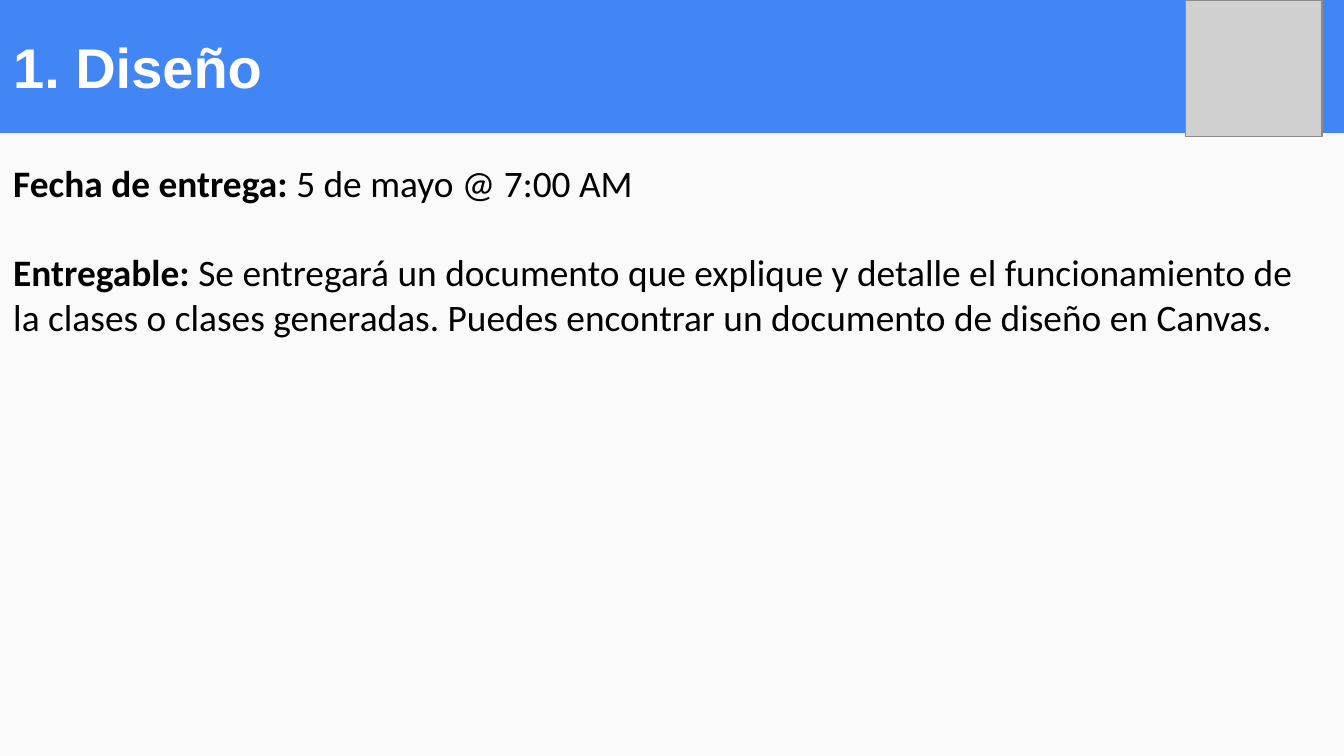
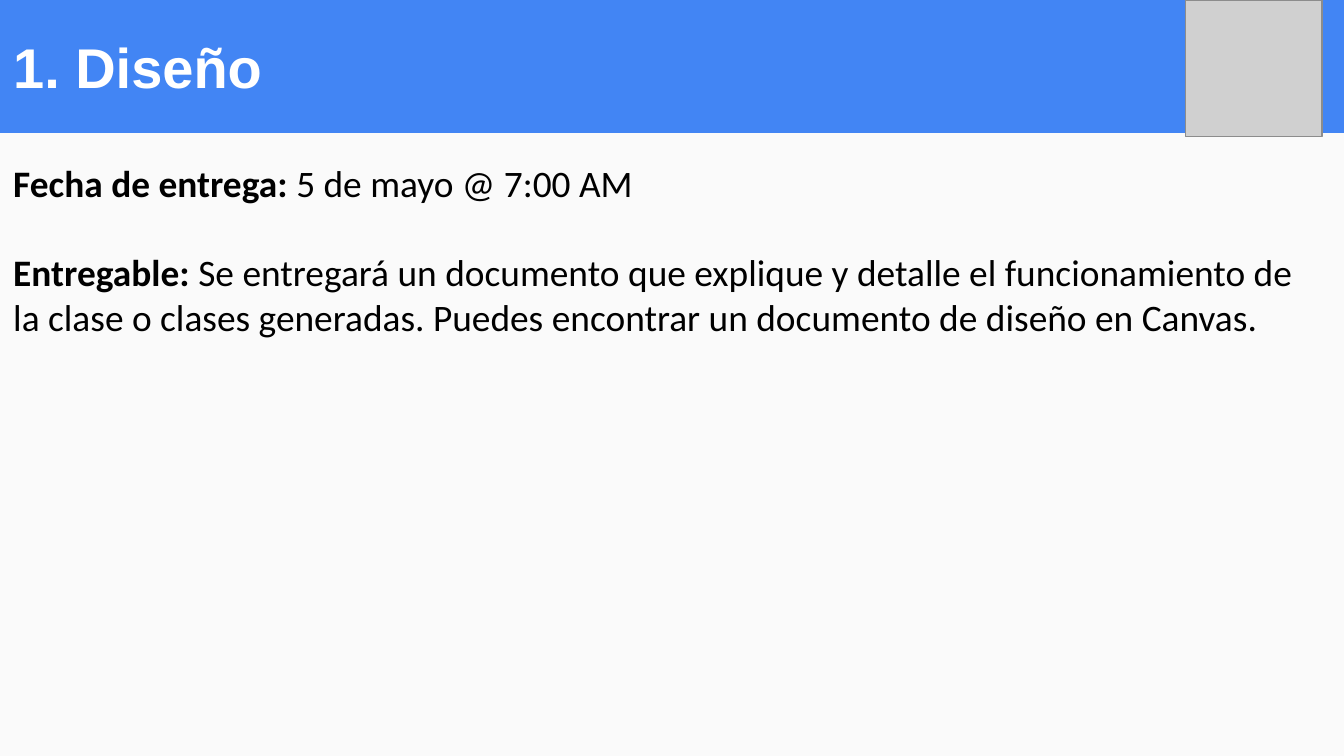
Before and after one commit to OMardil/INFO2_2021, a slide deck: slide 8 of PROYECTO/01 Medium Level/PROY_M00.pptx. Drawn at 1344x756 pixels with LibreOffice and Linux fonts; fonts in the diff are those of the drawing; grey boxes stand for pictures. Boxes give left, top, right and bottom in pixels: in the first picture for what was removed or moved away, otherwise in the second. Text is boxed around its words. In the diff, an @@ line names an element or a change of style, - is before the commit and + after.

```diff
--- a/PROYECTO/01 Medium Level/PROY_M00.pptx
+++ b/PROYECTO/01 Medium Level/PROY_M00.pptx
@@ text at <box>13,259,1292,338</box>: text changed @@
-Entregable: Se entregará un documento que explique y detalle el funcionamiento de la clases o clases generadas. Puedes encontrar un documento de diseño en Canvas.
+Entregable: Se entregará un documento que explique y detalle el funcionamiento de la clase o clases generadas. Puedes encontrar un documento de diseño en Canvas.
```
Also in this commit, not shown: 1 slide added, 19 other files.
